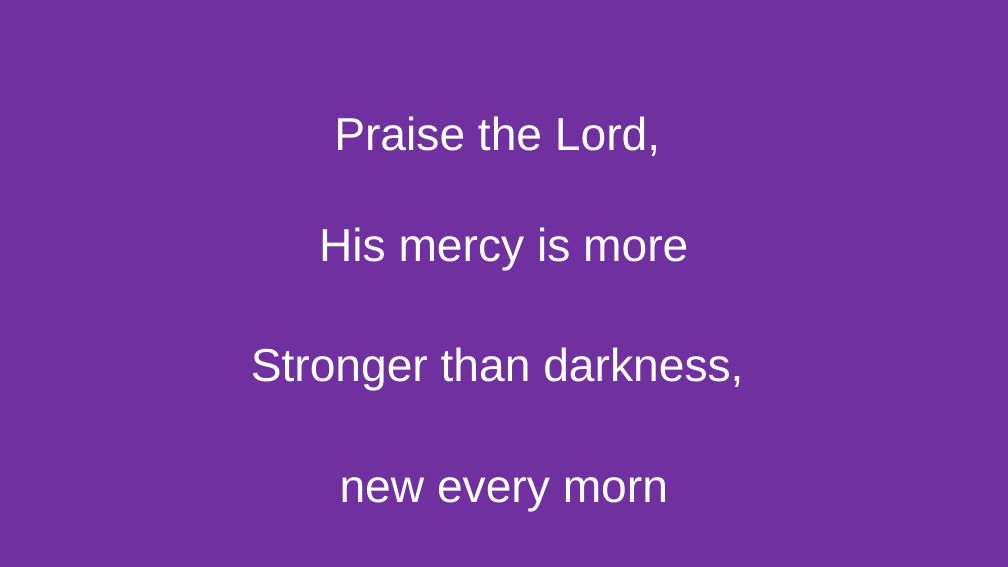
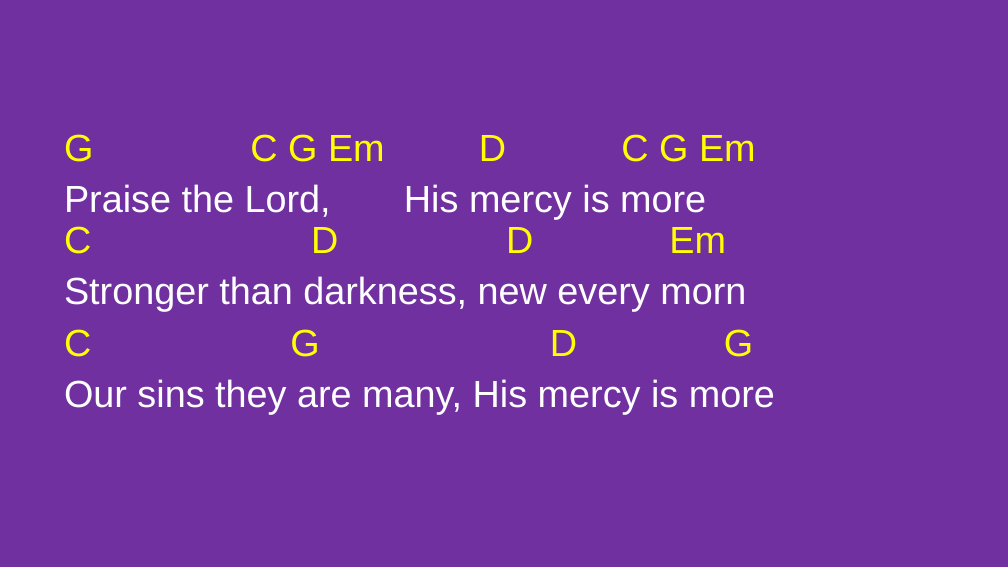
Before and after one commit to kendall412/worship, a slide deck: slide 2 of His Mercy is More-CH.pptx. Drawn at 1008x567 pixels with LibreOffice and Linux fonts; fonts in the diff are those of the drawing. Boxes give left, top, right and bottom in pixels: in the first picture for what was removed or moved away, otherwise in the second. Text is boxed around its words. In the diff, an @@ line names an element or a change of style, - is before the commit and + after.

```diff
--- a/His Mercy is More-CH.pptx
+++ b/His Mercy is More-CH.pptx
@@ subtitle at (64,134,775,414): text changed; size 44 to 36 pt @@
-Praise the Lord,
-His mercy is more
-Stronger than darkness,
-new every morn
+G C G Em D C G Em
+Praise the Lord, His mercy is more
+C D D Em
+Stronger than darkness, new every morn
+C G D G
+Our sins they are many, His mercy is more
```
Also in this commit, not shown: 7 other slides changed, 6 slides removed, 8 other files.
